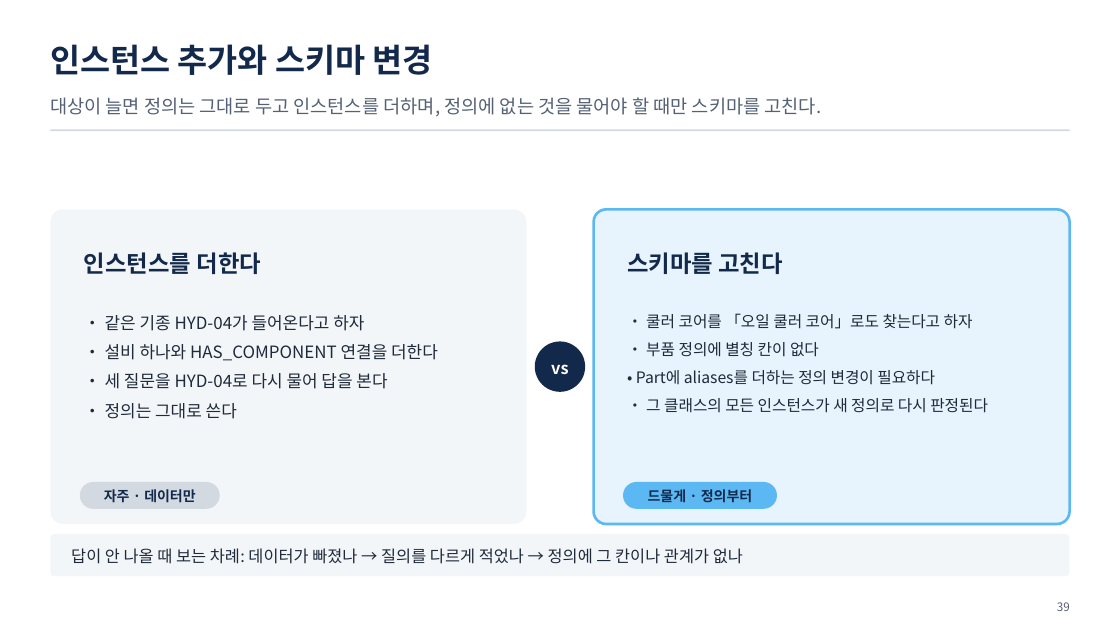
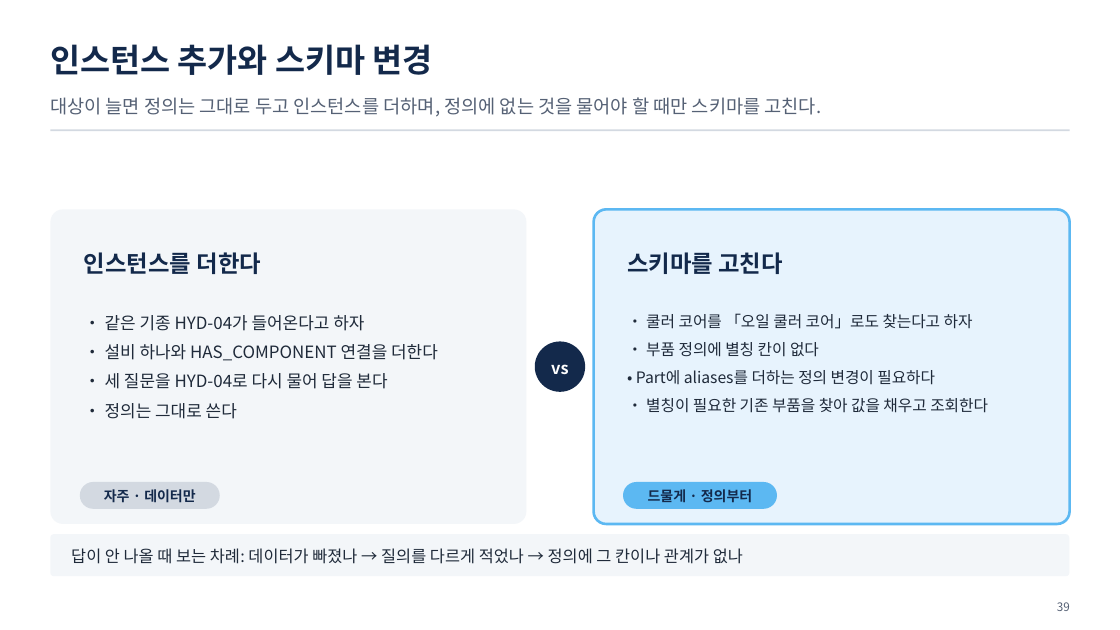
Before and after one commit to uengine-oss/hyd-iot-edu, a slide deck: slide 39 of workspace/강의제작/산출물/실전반/이론/02회차/실전반_02일차.pptx. Drawn at 1120x630 pixels with LibreOffice and Linux fonts; fonts in the diff are those of the drawing. Boxes give left, top, right and bottom in pixels: in the first picture for what was removed or moved away, otherwise in the second. Text is boxed around its words. In the diff, an @@ line names an element or a change of style, - is before the commit and + after.

```diff
--- a/workspace/강의제작/산출물/실전반/이론/02회차/실전반_02일차.pptx
+++ b/workspace/강의제작/산출물/실전반/이론/02회차/실전반_02일차.pptx
@@ text at [646, 398, 988, 413]: text changed @@
-• 그 클래스의 모든 인스턴스가 새 정의로 다시 판정된다
+• 별칭이 필요한 기존 부품을 찾아 값을 채우고 조회한다
```
Also in this commit, not shown: 10 other slides changed, 13 other files.
